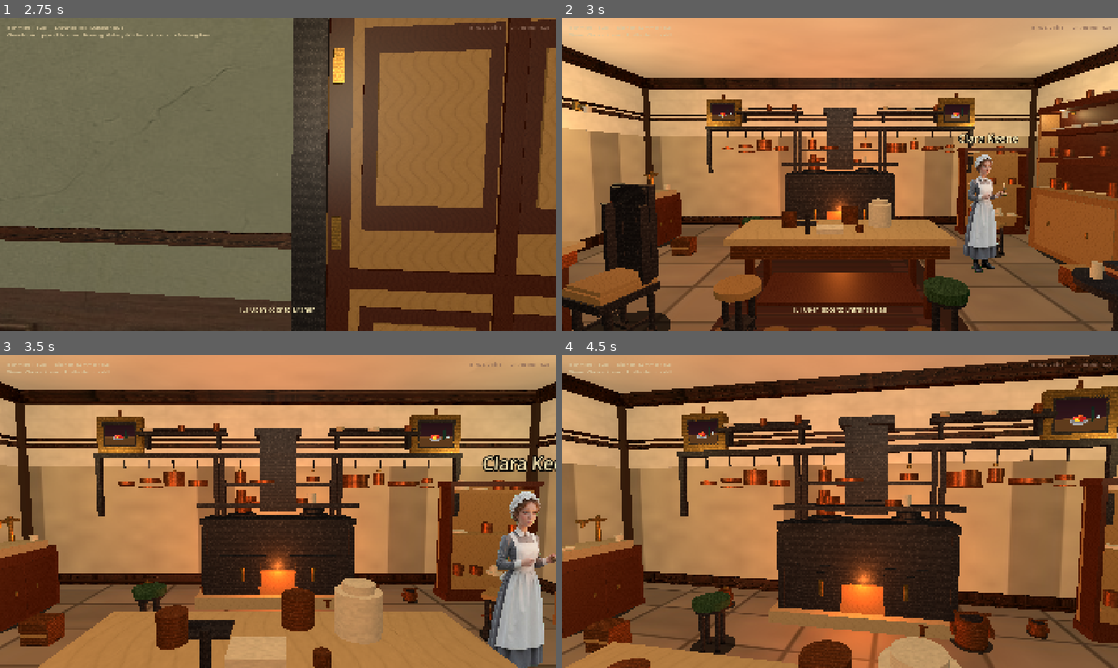
Above: before the commit, frames 1-4 (two rows, left to right).
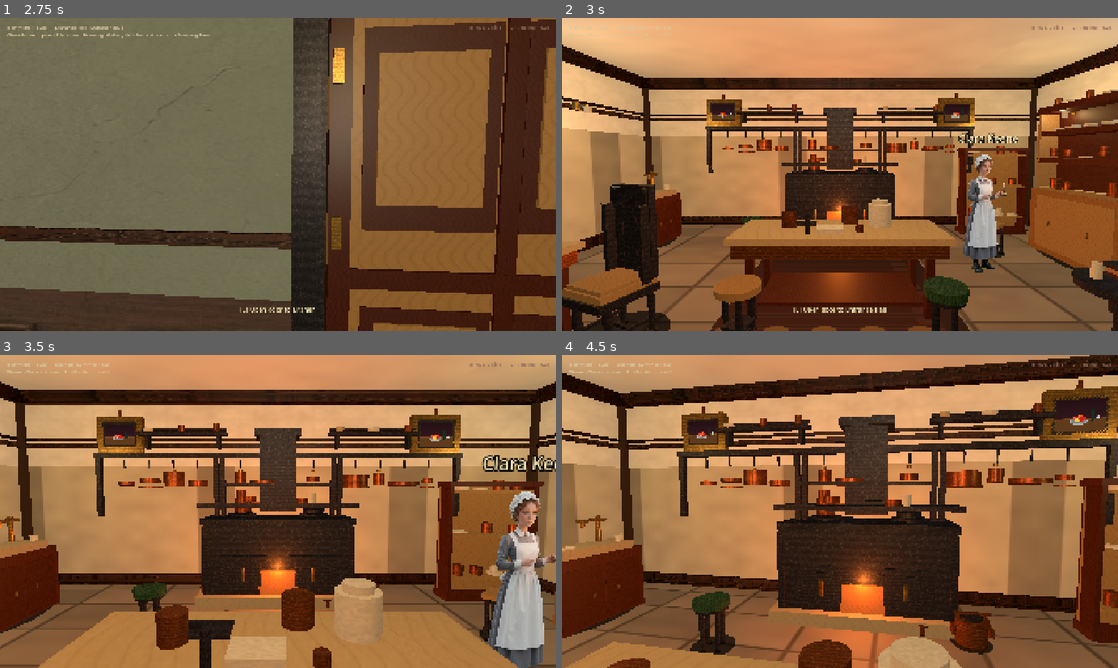
Above: after the commit, the same moments.

Repository: drakewing-eng/aetheric-engine
Game: Godot game, scene res://scenes/fps_main.tscn
The game is run twice, just before and just after one commit, with the same random seed, the same clock (stepped at 60 frames per second) and the same inputs.
Inputs (mouse positions are in pixels of both pictures, inside the frame that each line leads up to):
- Up to frame 1 (2.75 s): tap Enter at 0.5 s; move the mouse to (305, 174) at 0.52 s; hold E (interact) 0.53-1.28 s; hold W (move_forward) from 0.53 s (still down); click (305, 174) at 0.67 s; move the mouse to (250, 174) at 1.27 s; tap E (interact) at 1.35, 2 s; move the mouse to (289, 168) at 2.02 s; hold E (interact) from 2.03 s (still down)
- Up to frame 2 (3 s): keep holding W (move_forward); move the mouse to (834, 180) at 2.77 s; release E (interact) at 2.78 s; tap E (interact) at 2.85 s; click (834, 180) at 2.92 s
- Up to frame 3 (3.5 s): keep holding W (move_forward)
- Up to frame 4 (4.5 s): keep holding W (move_forward); move the mouse to (878, 514) at 3.52 s; hold E (interact) 3.53-4.28 s; move the mouse to (795, 508) at 4.27 s; tap E (interact) at 4.35 s

Frame 1 is identical in both runs. In frame 2, 0.5% of the frame differs, in the area x 19-95%, y 28-88%; in frame 3, 0.9%; in frame 4, 1.0%, in the area x 3-99%, y 12-96%.

Commit message:
visual implement 62: gallery south windows + thin kitchen/morning; Engram compress

Diff:
--- a/aetheric-engine-godot/scripts/fps_rooms.gd
+++ b/aetheric-engine-godot/scripts/fps_rooms.gd
@@ -278,10 +278,10 @@
 		"walls": {},
 		"features": [
 			{"kind": "door_frame", "pos": [-7.85, 1.35, 0.0], "yaw": 90.0, "width": 1.6, "height": 2.5},
-			# South-facing high windows (novel: pale winter light; gallery light)
-			{"kind": "window", "pos": [0.0, 2.15, -5.85], "yaw": 0.0, "width": 1.5, "height": 2.0, "seed": 2, "view": "res://assets/rooms/textures/views/view_yard.jpg"},
-			{"kind": "window", "pos": [3.5, 2.15, -5.85], "yaw": 0.0, "width": 1.35, "height": 1.9, "seed": 3, "view": "res://assets/rooms/textures/views/view_garden.jpg"},
-			{"kind": "window", "pos": [-3.5, 2.15, -5.85], "yaw": 0.0, "width": 1.35, "height": 1.9, "seed": 4, "view": "res://assets/rooms/textures/views/view_garden2.jpg"},
+			# South wall windows (novel: south light into long room) — yaw 180 faces outward
+			{"kind": "window", "pos": [0.0, 2.15, 5.85], "yaw": 180.0, "width": 1.5, "height": 2.0, "seed": 2, "view": "res://assets/rooms/textures/views/view_yard.jpg"},
+			{"kind": "window", "pos": [3.5, 2.15, 5.85], "yaw": 180.0, "width": 1.35, "height": 1.9, "seed": 3, "view": "res://assets/rooms/textures/views/view_garden.jpg"},
+			{"kind": "window", "pos": [-3.5, 2.15, 5.85], "yaw": 180.0, "width": 1.35, "height": 1.9, "seed": 4, "view": "res://assets/rooms/textures/views/view_garden2.jpg"},
 		],
 		"props": [
 			{"kind": "chalk_board", "pos": [-7.6, 0.0, -2.5], "yaw": 90.0},
@@ -369,14 +369,6 @@
 			{"kind": "mirror", "pos": [-3.7, 1.65, 0.5], "yaw": 90.0},
 			{"kind": "painting", "pos": [-3.7, 1.8, -1.8], "yaw": 90.0, "width": 0.75, "height": 0.95,
 				"art": "still_life"},
-			{"kind": "painting", "pos": [0.0, 2.0, -3.7], "yaw": 0.0, "width": 0.85, "height": 1.0,
-				"art": "still_life"},
-			{"kind": "painting", "pos": [3.55, 1.9, 2.0], "yaw": -90.0, "width": 0.7, "height": 0.9,
-				"art": "still_life"},
-			{"kind": "painting", "pos": [-2.0, 2.05, -3.7], "yaw": 0.0, "width": 0.65, "height": 0.8,
-				"art": "portrait"},
-			{"kind": "painting", "pos": [2.2, 2.05, -3.7], "yaw": 0.0, "width": 0.6, "height": 0.75,
-				"art": "still_life"},
 		],
 		"props": [
 			{"kind": "desk", "pos": [2.2, 0.0, -2.0], "yaw": -90.0},
@@ -601,9 +593,6 @@
 			{"kind": "copper_pot", "pos": [2.4, 0.0, -1.4], "scale": 0.7, "seed": 28},
 			# North wall: crockery (never library bookshelves in kitchen)
 			{"kind": "crock_shelf", "pos": [-3.2, 0.0, 3.3], "yaw": 180.0, "width": 1.3, "height": 1.8, "seed": 1},
-			{"kind": "copper_pot", "pos": [2.0, 0.0, 3.2], "scale": 0.75, "seed": 29},
-			{"kind": "copper_pot", "pos": [-2.0, 0.0, 3.15], "scale": 0.6, "seed": 30},
-			{"kind": "crate", "pos": [3.4, 0.0, -0.5], "scale": 0.65, "seed": 31},
 			{"kind": "stool", "pos": [-2.5, 0.0, 2.0], "yaw": 40.0, "seed": 25},
 			{"kind": "side_table", "pos": [1.5, 0.0, -2.5], "yaw": 0.0, "seed": 17},
 			# Hanging copper rail over empty north plaster
@@ -611,13 +600,8 @@
 			{"kind": "pot_rack", "pos": [1.8, 0.0, 3.35], "yaw": 0.0, "seed": 1},
 			# High crock shelf on north wall
 			{"kind": "crock_shelf", "pos": [0.0, 0.0, 3.55], "yaw": 180.0, "width": 1.6, "height": 1.15, "seed": 4},
-			{"kind": "copper_pot", "pos": [-2.8, 0.0, 2.5], "scale": 0.65, "seed": 31},
-			{"kind": "crate", "pos": [2.6, 0.0, 2.0], "scale": 0.55, "seed": 32},
 			# Side wall density (pale plaster expanse)
 			{"kind": "dresser", "pos": [-3.6, 0.0, -1.5], "yaw": 90.0, "seed": 2},
-			{"kind": "copper_pot", "pos": [3.5, 0.0, 0.5], "scale": 1.0, "seed": 32},
-			{"kind": "copper_pot", "pos": [3.5, 0.0, -0.2], "scale": 0.75, "seed": 33},
-			{"kind": "crate", "pos": [-3.0, 0.0, 0.8], "scale": 0.6, "seed": 33},
 			{
 				"kind": "rug",
 				"pos": [0.0, 0.0, 0.2],
